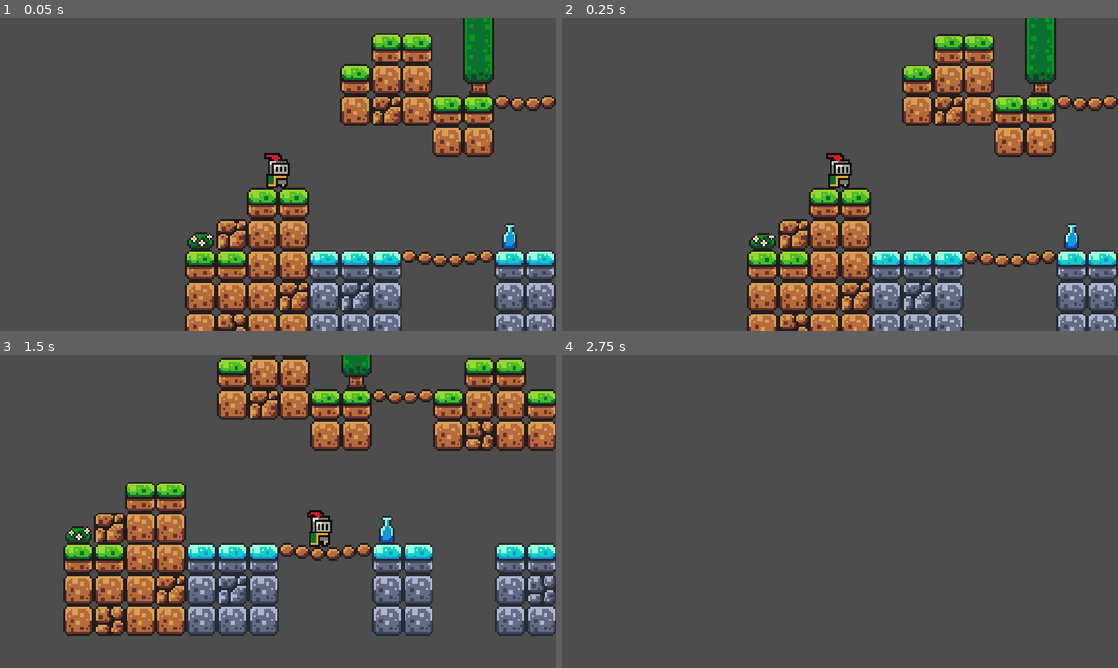
Above: before the commit, frames 1-4 (two rows, left to right).
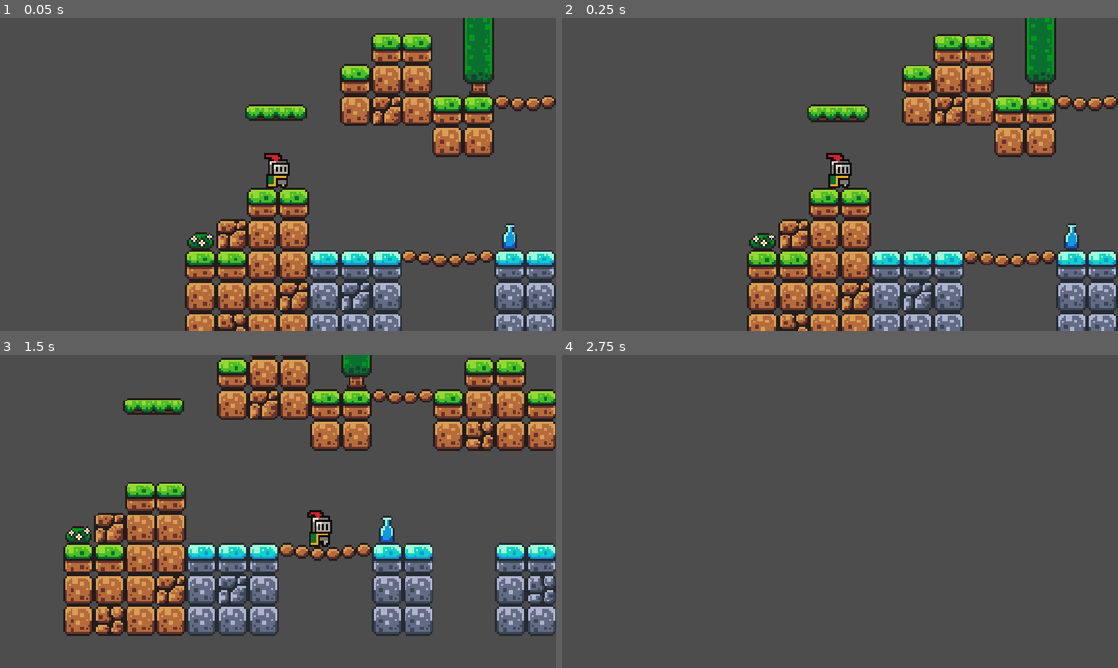
Above: after the commit, the same moments.

Repository: Jonas54311/prog2-godot
Game: Godot game, scene res://scenes/game.tscn
The game is run twice, just before and just after one commit, with the same random seed, the same clock (stepped at 60 frames per second) and the same inputs.
Inputs:
- Up to frame 1 (0.05 s): no input
- Up to frame 2 (0.25 s): no input
- Up to frame 3 (1.5 s): tap Enter (ui_accept) at 0.5, 0.77 s; hold Right (ui_right) from 0.53 s (still down)
- Up to frame 4 (2.75 s): tap Enter (ui_accept) at 1.52 s; release Right (ui_right) at 2.03 s; hold Left (ui_left) from 2.03 s (still down)

The runs differ from the first frame. In frame 1, 0.6% of the frame differs, in the area x 44-56%, y 27-33%; in frame 2, 0.6%; in frame 3, 1.0%, in the area x 11-100%, y 5-79%; in frame 4, nothing differs.

Commit message:
Platforms

Diff:
--- a/nytt-spelprojekt/scenes/game.tscn
+++ b/nytt-spelprojekt/scenes/game.tscn
@@ -2,6 +2,7 @@
 
 [ext_resource type="PackedScene" uid="uid://dfd4et5tgqalw" path="res://scenes/player.tscn" id="1_uwrxv"]
 [ext_resource type="Texture2D" uid="uid://b7thb1m1fucxq" path="res://assets/sprites/world_tileset.png" id="2_yqjtg"]
+[ext_resource type="PackedScene" uid="uid://cnq3qprhr1wm1" path="res://scenes/platform.tscn" id="3_lnu2h"]
 
 [sub_resource type="TileSetAtlasSource" id="TileSetAtlasSource_lnu2h"]
 texture = ExtResource("2_yqjtg")
@@ -169,12 +170,50 @@
 physics_layer_0/collision_layer = 1
 sources/0 = SubResource("TileSetAtlasSource_lnu2h")
 
+[sub_resource type="Animation" id="Animation_lnu2h"]
+resource_name = "Move"
+length = 1.5
+loop_mode = 2
+tracks/0/type = "value"
+tracks/0/imported = false
+tracks/0/enabled = true
+tracks/0/path = NodePath("Platform2:position")
+tracks/0/interp = 1
+tracks/0/loop_wrap = true
+tracks/0/keys = {
+"times": PackedFloat32Array(0, 1.5),
+"transitions": PackedFloat32Array(1, 1),
+"update": 0,
+"values": [Vector2(352, 21), Vector2(464, 21)]
+}
+
+[sub_resource type="Animation" id="Animation_lbhrr"]
+length = 0.001
+tracks/0/type = "value"
+tracks/0/imported = false
+tracks/0/enabled = true
+tracks/0/path = NodePath("Platform2:position")
+tracks/0/interp = 1
+tracks/0/loop_wrap = true
+tracks/0/keys = {
+"times": PackedFloat32Array(0),
+"transitions": PackedFloat32Array(1),
+"update": 0,
+"values": [Vector2(352, 21)]
+}
+
+[sub_resource type="AnimationLibrary" id="AnimationLibrary_iywne"]
+_data = {
+&"Move": SubResource("Animation_lnu2h"),
+&"RESET": SubResource("Animation_lbhrr")
+}
+
 [node name="Game" type="Node2D" unique_id=1885919335]
 
 [node name="TileMap" type="TileMap" parent="." unique_id=370086683]
 tile_set = SubResource("TileSet_wxe1b")
 format = 2
-layer_0/tile_data = PackedInt32Array(65536, 0, 0, 65537, 0,  …(1410 unchanged characters)… , 196628, 262144, 1, 131092, 262144, 1, 65563, 131072, 2, 65564, 131072, 0, 131099, 131072, 1, 196635, 131072, 1, 262171, 196608, 1, 327707, 131072, 1, 262172, 131072, 1, 196636, 131072, 1, 131100, 196608, 0, 327708, 131072, 1, 196637, 196608, 1, 196638, 131072, 1, 262174, 131072, 1, 262173, 131072, 1, 327710, 131072, 1, 327709, 131072, 1, -196601, 0, 5, -262137, 0, 4, -327673, 0, 4, -393209, 0, 3, 196606, 65536, 6, 131080, 0, 8, -131057, 524288, 6, -131056, 327680, 5, -196592, 327680, 4, -262128, 327680, 3, 18, 327680, 8, 131101, 393216, 7)
+layer_0/tile_data = PackedInt32Array(65536, 0, 0, 65537, 0,  …(1410 unchanged characters)… , 196628, 262144, 1, 131092, 262144, 1, -196601, 0, 5, -262137, 0, 4, -327673, 0, 4, -393209, 0, 3, 196606, 65536, 6, 131080, 0, 8, -131057, 524288, 6, -131056, 327680, 5, -196592, 327680, 4, -262128, 327680, 3, 18, 327680, 8, 196638, 131072, 1, 262174, 196608, 1, 327710, 131072, 1, 65566, 131072, 2, 131102, 131072, 1, 65567, 131072, 0, 131103, 196608, 0, 196639, 131072, 1, 262175, 131072, 1, 327711, 131072, 1, 131104, 393216, 7, 196640, 196608, 1, 262176, 131072, 1, 327712, 131072, 1, 196641, 131072, 1, 262177, 131072, 1, 327713, 131072, 1)
 
 [node name="Player" parent="." unique_id=1385920997 instance=ExtResource("1_uwrxv")]
 position = Vector2(16, 16)
@@ -183,3 +222,14 @@
 position = Vector2(0, -7)
 zoom = Vector2(4, 4)
 position_smoothing_enabled = true
+
+[node name="Platform" parent="." unique_id=1038711220 instance=ExtResource("3_lnu2h")]
+position = Vector2(15, -23)
+
+[node name="Platform2" parent="." unique_id=2101790288 instance=ExtResource("3_lnu2h")]
+position = Vector2(352, 21)
+
+[node name="AnimationPlayer" type="AnimationPlayer" parent="Platform2" unique_id=288713243]
+root_node = NodePath("../..")
+libraries/ = SubResource("AnimationLibrary_iywne")
+autoplay = &"Move"
--- /dev/null
+++ b/nytt-spelprojekt/scenes/platform.tscn
@@ -0,0 +1,17 @@
+[gd_scene format=3 uid="uid://cnq3qprhr1wm1"]
+
+[ext_resource type="Texture2D" uid="uid://bc44dr7alf506" path="res://assets/sprites/platforms.png" id="1_ba0x2"]
+
+[sub_resource type="RectangleShape2D" id="RectangleShape2D_wxe1b"]
+size = Vector2(32, 8)
+
+[node name="Platform" type="AnimatableBody2D" unique_id=1038711220]
+
+[node name="Sprite2D" type="Sprite2D" parent="." unique_id=634960677]
+texture = ExtResource("1_ba0x2")
+region_enabled = true
+region_rect = Rect2(16, 0, 32, 9)
+
+[node name="CollisionShape2D" type="CollisionShape2D" parent="." unique_id=1480411681]
+shape = SubResource("RectangleShape2D_wxe1b")
+one_way_collision = true
--- a/nytt-spelprojekt/scenes/player.tscn
+++ b/nytt-spelprojekt/scenes/player.tscn
@@ -43,6 +43,7 @@
 radius = 5.0990195
 
 [node name="Player" type="CharacterBody2D" unique_id=1385920997]
+z_index = 5
 script = ExtResource("1_g2els")
 
 [node name="AnimatedSprite2D" type="AnimatedSprite2D" parent="." unique_id=19912754]
